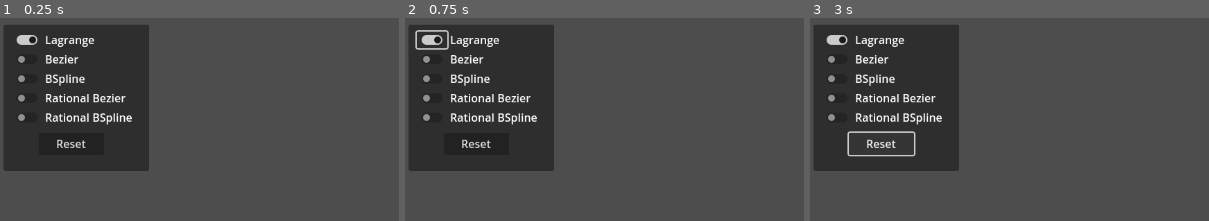
Above: before the commit, frames 1-3 (left to right).
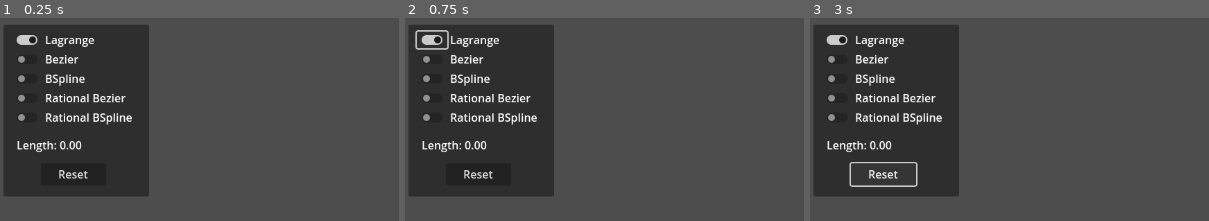
Above: after the commit, the same moments.

Repository: Ma-Pe-Ma/Geometric-Modeling
Game: Godot game, scene res://Curves.tscn
Two runs of this game, one before a commit and one after it. Both use one fixed random seed, a clock stepped at 60 frames per second and the inputs below. The engine's default icon, where the game draws it, is replaced by a stand-in: a white triangle on a blue panel in a dark square.
Inputs (mouse positions are % of the whole screen's width and height, from its top left):
- Up to frame 1 (0.25 s): no input
- Up to frame 2 (0.75 s): click (3, 5) at 0.52 s
- Up to frame 3 (3 s): click (3, 5) at 1.27 s; click (3, 5) at 2.02 s; click "Reset" at 2.75 s
The pictures show only the part of the screen within x 0-50%, y 0-50%; the shares and areas given below are measured in that part.

The runs differ from the first frame. In frame 1, 4.9% of the frame differs, in the area x 1-38%, y 60-88%; in frame 2, 4.9%; in frame 3, 4.6%.

Commit message:
Fixing BSpline problem

Diff:
--- a/LessonWork/Curves/Curves.tscn
+++ b/LessonWork/Curves/Curves.tscn
@@ -5,19 +5,20 @@
 
 [node name="Node2D" type="Node2D"]
 
-[node name="CurveDrawer" type="Line2D" parent="." node_paths=PackedStringArray("guiPanel", "weightPanel", "resetButton")]
+[node name="CurveDrawer" type="Line2D" parent="." node_paths=PackedStringArray("guiPanel", "weightPanel", "resetButton", "lengthLabel")]
 width = 2.0
 script = ExtResource("1_w0ogw")
 guiPanel = NodePath("../Panel")
 weightPanel = NodePath("../WeightPanel")
 buttonGroup = ExtResource("2_wgq70")
 resetButton = NodePath("../Panel/ResetButton")
+lengthLabel = NodePath("../Panel/Label")
 
 [node name="Panel" type="Panel" parent="."]
 offset_left = 5.0
 offset_top = 14.0
 offset_right = 215.0
-offset_bottom = 225.0
+offset_bottom = 262.0
 mouse_force_pass_scroll_events = false
 
 [node name="VBoxContainer" type="VBoxContainer" parent="Panel"]
@@ -85,31 +86,33 @@
 
 [node name="ResetButton" type="Button" parent="Panel"]
 layout_mode = 0
-offset_left = 51.0
-offset_top = 156.0
-offset_right = 145.0
-offset_bottom = 188.0
+offset_left = 54.0
+offset_top = 200.0
+offset_right = 148.0
+offset_bottom = 232.0
 text = "Reset"
 
-[node name="HSlider" type="HSlider" parent="Panel"]
-visible = false
+[node name="Label" type="Label" parent="Panel"]
 layout_mode = 0
-offset_left = 15.0
-offset_top = -8.0
-offset_right = 179.0
-offset_bottom = 45.0
+offset_left = 19.0
+offset_top = 162.0
+offset_right = 109.0
+offset_bottom = 185.0
+text = "Length: 0.00"
 
 [node name="WeightPanel" type="Panel" parent="."]
 visible = false
-offset_left = 9.0
-offset_top = 234.0
-offset_right = 215.0
-offset_bottom = 400.0
+offset_left = 8.0
+offset_top = 269.0
+offset_right = 214.0
+offset_bottom = 435.0
 
 [node name="Label" type="Label" parent="WeightPanel"]
 layout_mode = 0
-offset_right = 40.0
-offset_bottom = 23.0
+offset_left = 6.0
+offset_top = 3.0
+offset_right = 68.0
+offset_bottom = 26.0
 text = "Weights"
 
 [node name="ScrollContainer" type="ScrollContainer" parent="WeightPanel"]
--- a/LessonWork/Curves/PointPicker.gd
+++ b/LessonWork/Curves/PointPicker.gd
@@ -4,6 +4,7 @@
 @export var weightPanel : Panel;
 @export var buttonGroup : ButtonGroup;
 @export var resetButton : Button;
+@export var lengthLabel : Label;
 
 var dragged : Node2D = null
 var weightContainer : VBoxContainer;
@@ -20,6 +21,8 @@
 
 	# clear points
 	self.resetButton.pressed.connect(func ():
+		lengthLabel.text = "Length: %.2f" % 0
+
 		for child in get_children():
 			child.queue_free()
 
@@ -78,21 +81,30 @@
 
 func drawCurrentCurve() -> void:
 	if get_children().size() < 2:
+		lengthLabel.text = "Length: %.2f" % 0
 		return
 
 	self.clear_points()
 
-	var points : Array[Vector2] = []
+	var controlPoints : Array[Vector2] = []
 	for child in get_children() as Array[Node2D]:
-		points.push_back(child.position)
+		controlPoints.push_back(child.position)
 
-	var currentCurve : AbstractCurveGenerator = (self.curveTypes[self.curveType].new(points) as AbstractCurveGenerator)
+	var currentCurve : AbstractCurveGenerator = (self.curveTypes[self.curveType].new(controlPoints) as AbstractCurveGenerator)
 	self.weights = self.getWeights()
 	currentCurve.setWeights(self.weights)
 	self.drawablePoints = currentCurve.generateDrawablePoints()
 
-	for drawablePoint in self.drawablePoints:
-		self.add_point(drawablePoint)
+	var length : float = 0
+
+	if self.drawablePoints.size() > 0:
+		self.add_point(self.drawablePoints[0])
+
+		for index in range(1, self.drawablePoints.size()):
+			length += (drawablePoints[index] - drawablePoints[index -1]).length()
+			self.add_point(drawablePoints[index])
+
+	lengthLabel.text = "Length: %.2f" % length
 
 func getWeights() -> Array[float]:
 	var weights : Array[float] = []
--- a/LessonWork/Curves/curves/BSpline.gd
+++ b/LessonWork/Curves/curves/BSpline.gd
@@ -1,6 +1,6 @@
 class_name BSpline extends AbstractCurveGenerator
 
-var order : int = 4
+var order : int = 3
 
 func _init(points : Array[Vector2]):
 	super(points)
@@ -8,21 +8,20 @@
 func generateParameterList():
 	parameterList.clear()
 
-	for index in range(points.size()):
-		parameterList.push_back(index)
-
-	var lastParameter : int = parameterList[-1]
-
-	for k in range(order):
-		parameterList.push_back(lastParameter + 1 + k)
+	for i in range(points.size() + order):
+		parameterList.push_back(float(i))
 
 func generateDrawablePoints(divisionNumber : int = 50) -> Array[Vector2]:
+	if points.size() < order:
+		return []
+
 	generateParameterList()
 
 	var newDrawablePoints : Array[Vector2] = []
 
 	for u_i in range(divisionNumber + 1):
-		var u : float = parameterList[order - 1] + float(u_i) * (parameterList[points.size() + 1] - parameterList[order - 1]) / divisionNumber
+		var step : float = (parameterList[points.size()] - parameterList[order - 1]) / divisionNumber
+		var u : float = parameterList[order - 1] + float(u_i) * step
 
 		var drawablePoint : Vector2 = Vector2()
 
@@ -43,7 +42,4 @@
 	var part1 : float = (u - parameterList[i]) / (parameterList[i + k - 1] - parameterList[i]) * generateNormalizedBSplineFunction(i, k - 1, u)
 	var part2 : float = (parameterList[i + k] - u) / (parameterList[i + k] - parameterList[i + 1]) * generateNormalizedBSplineFunction(i + 1, k - 1, u)
 
-	#var part1 : float = (u - parameterList[i]) / (parameterList[i + k] - parameterList[i]) * generateNormalizedBSplineFunction(i, k - 1, u)
-	#var part2 : float = (parameterList[i + k + 1] - u) / (parameterList[i + k + 1] - parameterList[i + 1]) * generateNormalizedBSplineFunction(i + 1, k - 1, u)
-
 	return part1 + part2
--- a/LessonWork/Curves/curves/RationalBSpline.gd
+++ b/LessonWork/Curves/curves/RationalBSpline.gd
@@ -4,9 +4,10 @@
 	super(points)
 
 func generateDrawablePoints(divisionNumber : int = 50) -> Array[Vector2]:
+	if points.size() < order:
+		return []
+
 	generateParameterList()
-
-	var newDrawablePoints : Array[Vector2] = []
 
 	var normalisedBaseCache : Array[float] = [];
 	normalisedBaseCache.resize((divisionNumber + 1) * points.size());
@@ -14,14 +15,17 @@
 	var normalisedBaseDenominatorCache : Array[float] = [];
 	normalisedBaseDenominatorCache.resize(divisionNumber + 1)
 	normalisedBaseDenominatorCache.fill(0.0)
-	print("---")
+
 	for u_i in range(divisionNumber + 1):
-		var u : float = parameterList[order - 1] + float(u_i) * (parameterList[points.size() + 1] - parameterList[order - 1]) / divisionNumber
+		var step : float = (parameterList[points.size()] - parameterList[order - 1]) / divisionNumber
+		var u : float = parameterList[order - 1] + float(u_i) * step
 
 		for index in range(points.size()):
 			var cacheIndex : int = u_i * points.size() + index
 			normalisedBaseCache[cacheIndex] = weights[index] * generateNormalizedBSplineFunction(index, order, u)
 			normalisedBaseDenominatorCache[u_i] += normalisedBaseCache[cacheIndex]
+
+	var newDrawablePoints : Array[Vector2] = []
 
 	for u_i in range(divisionNumber + 1):
 		var nominatorCache : float = normalisedBaseDenominatorCache[u_i]
